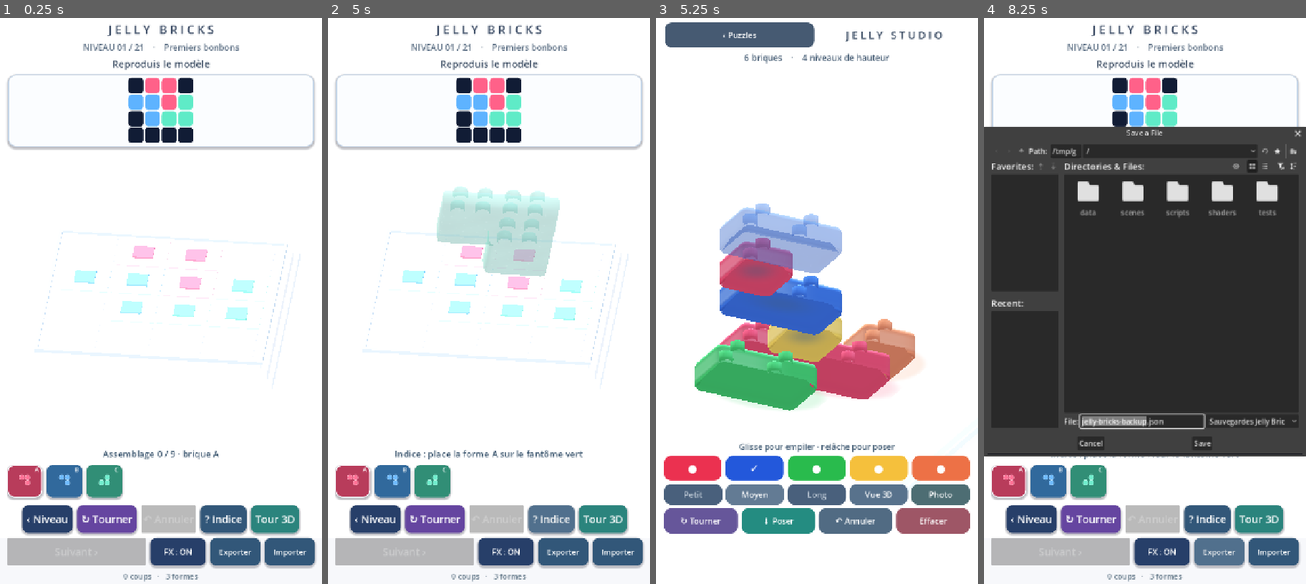
Above: before the commit, frames 1-4 (left to right).
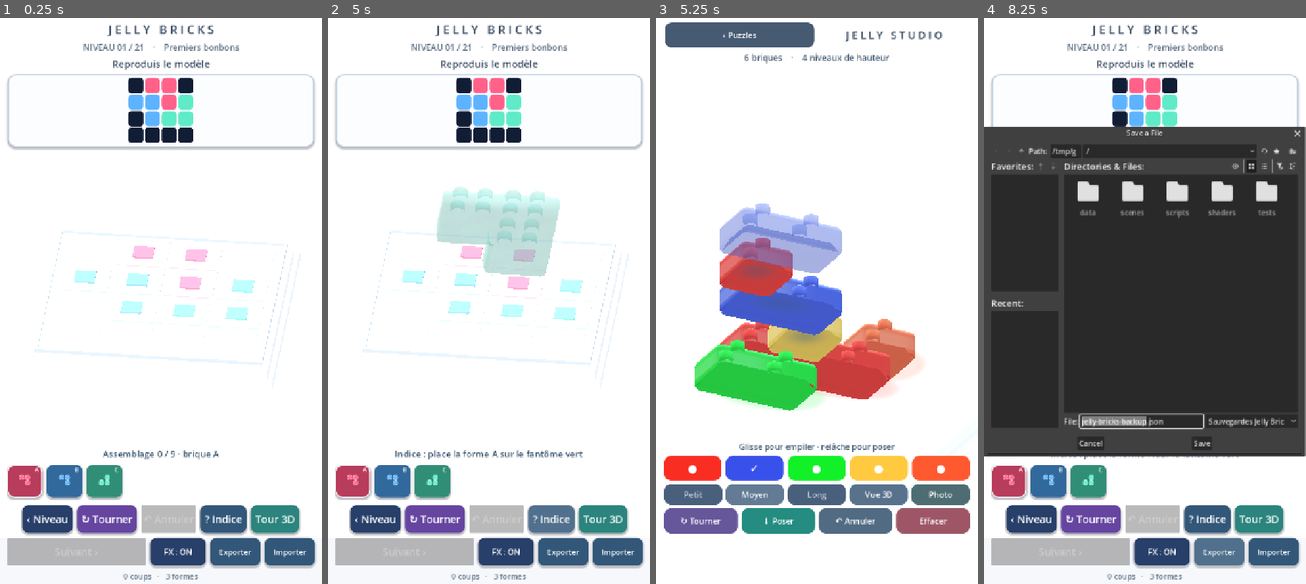
Above: after the commit, the same moments.

Repository: dbrckk/Jelly-bricks
Game: Godot game, scene res://scenes/main.tscn
Two runs of this game, one before a commit and one after it. Both use one fixed random seed, a clock stepped at 60 frames per second and the inputs below.
Inputs (mouse positions are in pixels of both pictures, inside the frame that each line leads up to):
- Up to frame 1 (0.25 s): no input
- Up to frame 2 (5 s): click (353, 482) at 0.52 s; click (392, 482) at 1.27 s; click (431, 482) at 2.02 s; click "‹ Niveau" at 2.75 s; click "↻ Tourner" at 3.5 s; click "? Indice" at 4.25 s
- Up to frame 3 (5.25 s): click "Tour 3D" at 5 s
- Up to frame 4 (8.25 s): click "‹ Puzzles" at 5.75 s; click "FX : ON" at 6.5 s; click "FX : OFF" at 7.25 s; click "Exporter" at 8 s

Frames 1-2 are identical in both runs. In frame 3, 8.3% of the frame differs, in the area x 2-81%, y 39-82%; in frame 4, 0.7%.

Commit message:
feat(colors): calibrate Jelly dye input against sampled original-video red, blue and green wall pixels

Diff:
--- a/native-godot/scripts/stack_mode.gd
+++ b/native-godot/scripts/stack_mode.gd
@@ -25,7 +25,11 @@
 # Video reference palette: ruby red, saturated cobalt, spring green,
 # golden yellow and orange-red. The earlier pastel-pink and mint-green
 # materials looked like soft soap rather than strongly dyed gelatin.
-const COLORS := ["#eb3150", "#2358db", "#29bb4d", "#f5c03c", "#ed7146"]
+# Calibrated against actual RGB samples in the supplied 2824.mp4
+# glossy/reference upper pane and Mesa screenshot of the same color families.
+# The compatibility shader darkens saturated front walls substantially:
+# favor pure emerald/royal pigments rather than pink/teal pastel input.
+const COLORS := ["#fa2d22", "#3951eb", "#12f128", "#ffca40", "#ff5930"]
 const LENGTHS := [1, 2, 3]
 
 var host # Root game script; dynamic access to its puzzle/audio API
